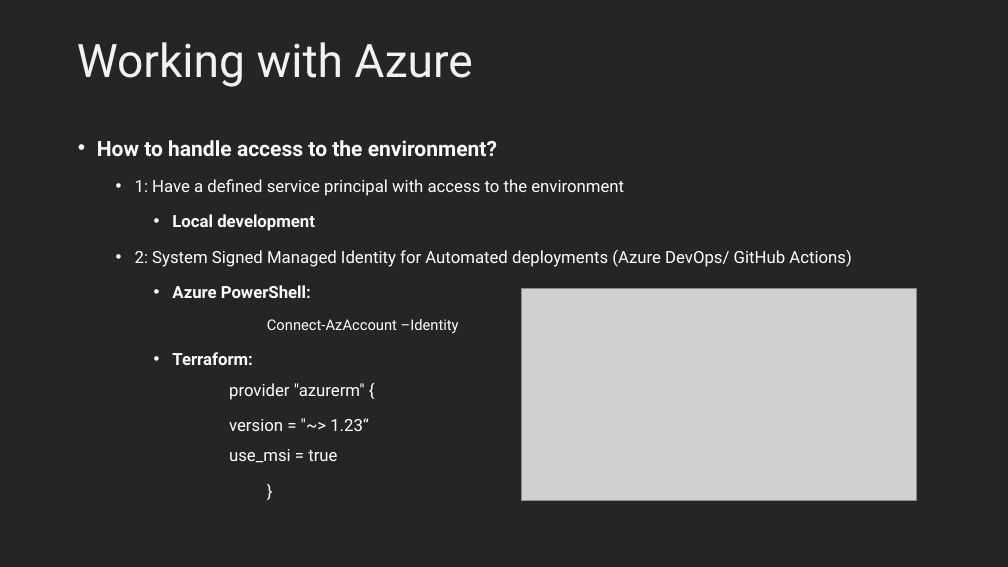
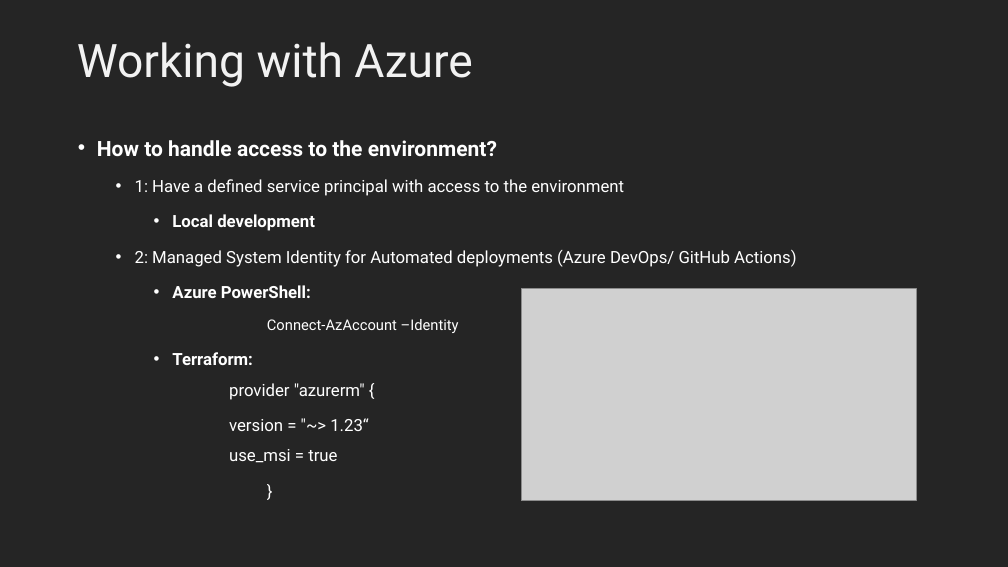
Before and after one commit to msandbu/nvsummit, a slide deck: slide 8 of presentations/NVS_SecurityandGovernanceascode.pptx. Drawn at 1008x567 pixels with LibreOffice and Linux fonts; fonts in the diff are those of the drawing; grey boxes stand for pictures; background and template pictures are left out. Boxes give left, top, right and bottom in pixels: in the first picture for what was removed or moved away, otherwise in the second. Text is boxed around its words. In the diff, an @@ line names an element or a change of style, - is before the commit and + after.

```diff
--- a/presentations/NVS_SecurityandGovernanceascode.pptx
+++ b/presentations/NVS_SecurityandGovernanceascode.pptx
@@ text at (135, 250, 797, 267): text changed @@
-  • 2: System Signed Managed Identity for Automated deployments (Azure DevOps/ GitHub Actions)
+  • 2: Managed System Identity for Automated deployments (Azure DevOps/ GitHub Actions)
```
Also in this commit, not shown: 3 other slides changed, 4 other files.
